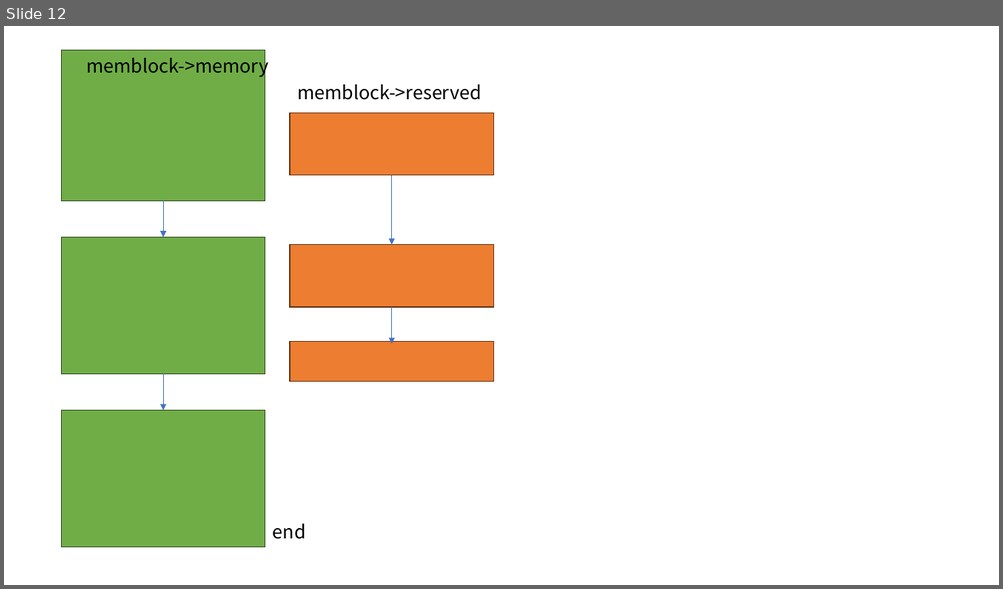
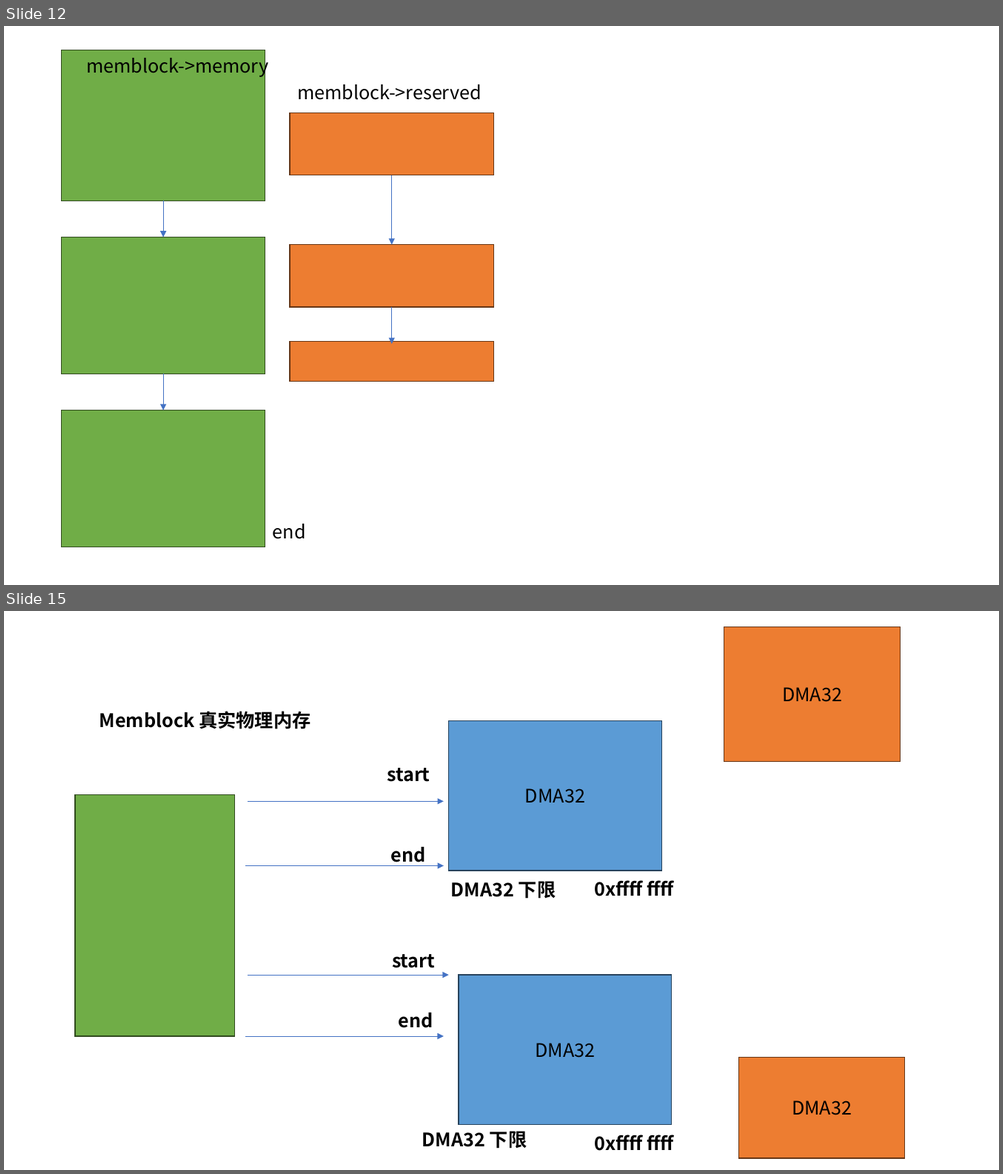
Before and after one commit to guoweikang/Linux-book, a slide deck: docs/debug/ppt/ftrace.pptx. Shown one above the other, each under a label of ours: slide 12 before the commit, slides 12 and 15 after it; the slides between them are not shown. The pictures are 1003x589 and 1003x1174 pixels, drawn with LibreOffice and Linux fonts; fonts in the diff are those of the drawing. Boxes give left, top, right and bottom in pixels: in the first picture for what was removed or moved away, otherwise in the second. Text is boxed around its words. In the diff, an @@ line names an element or a change of style, - is before the commit and + after.

```diff
--- a/docs/debug/ppt/ftrace.pptx
+++ b/docs/debug/ppt/ftrace.pptx
@@ slide 15 added at [4,611,999,1170], background #FFFFFF @@
@@ rectangle added at [724,627,900,762], fill #ED7D31, outline #683715 1 pt, 18 pt, text #000000 @@
+DMA32
@@ text added at [99,711,310,729], 18 pt, text #000000, bold @@
+Memblock 真实物理内存
@@ rectangle added at [449,721,661,871], fill #5B9BD5, outline #28445D 1 pt, 18 pt, text #000000 @@
+DMA32
@@ text added at [387,768,430,782], 18 pt, text #000000, bold @@
+start
@@ rectangle added at [75,795,235,1037], fill #70AD47, outline #314C1F 1 pt @@
@@ arrow added from (247, 801) to (444, 801), #4472C4 0.5 pt @@
@@ text added at [390,847,425,866], 18 pt, text #000000, bold @@
+end
@@ arrow added from (245, 866) to (444, 866), #4472C4 0.5 pt @@
@@ text added at [451,881,555,899], 18 pt, text #000000, bold @@
+DMA32 下限
@@ text added at [594,880,673,897], 18 pt, text #000000, bold @@
+0xffff ffff
@@ text added at [392,954,435,968], 18 pt, text #000000, bold @@
+start
@@ arrow added from (247, 975) to (449, 975), #4472C4 0.5 pt @@
@@ rectangle added at [458,975,671,1125], fill #5B9BD5, outline #28445D 1 pt, 18 pt, text #000000 @@
+DMA32
@@ text added at [398,1013,433,1028], 18 pt, text #000000, bold @@
+end
@@ arrow added from (245, 1037) to (444, 1037), #4472C4 0.5 pt @@
@@ rectangle added at [739,1058,905,1159], fill #ED7D31, outline #683715 1 pt, 18 pt, text #000000 @@
+DMA32
@@ text added at [422,1131,526,1149], 18 pt, text #000000, bold @@
+DMA32 下限
@@ text added at [594,1135,673,1151], 18 pt, text #000000, bold @@
+0xffff ffff
```
Also in this commit, not shown: 14 other slides added, 12 other files.
